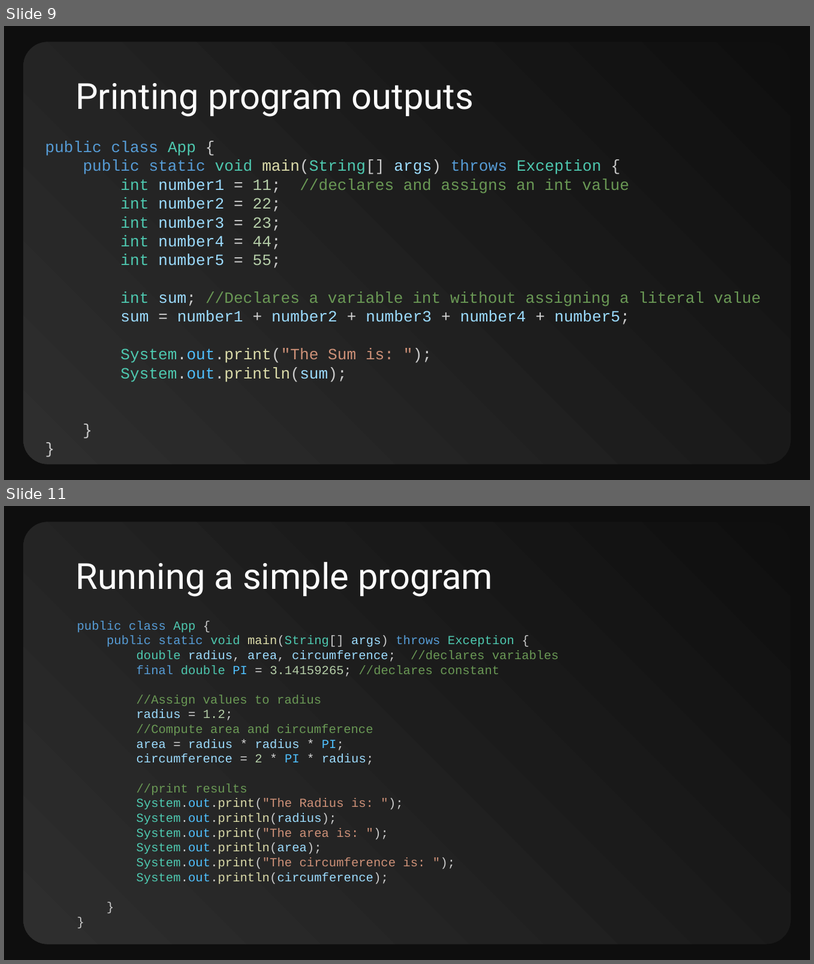
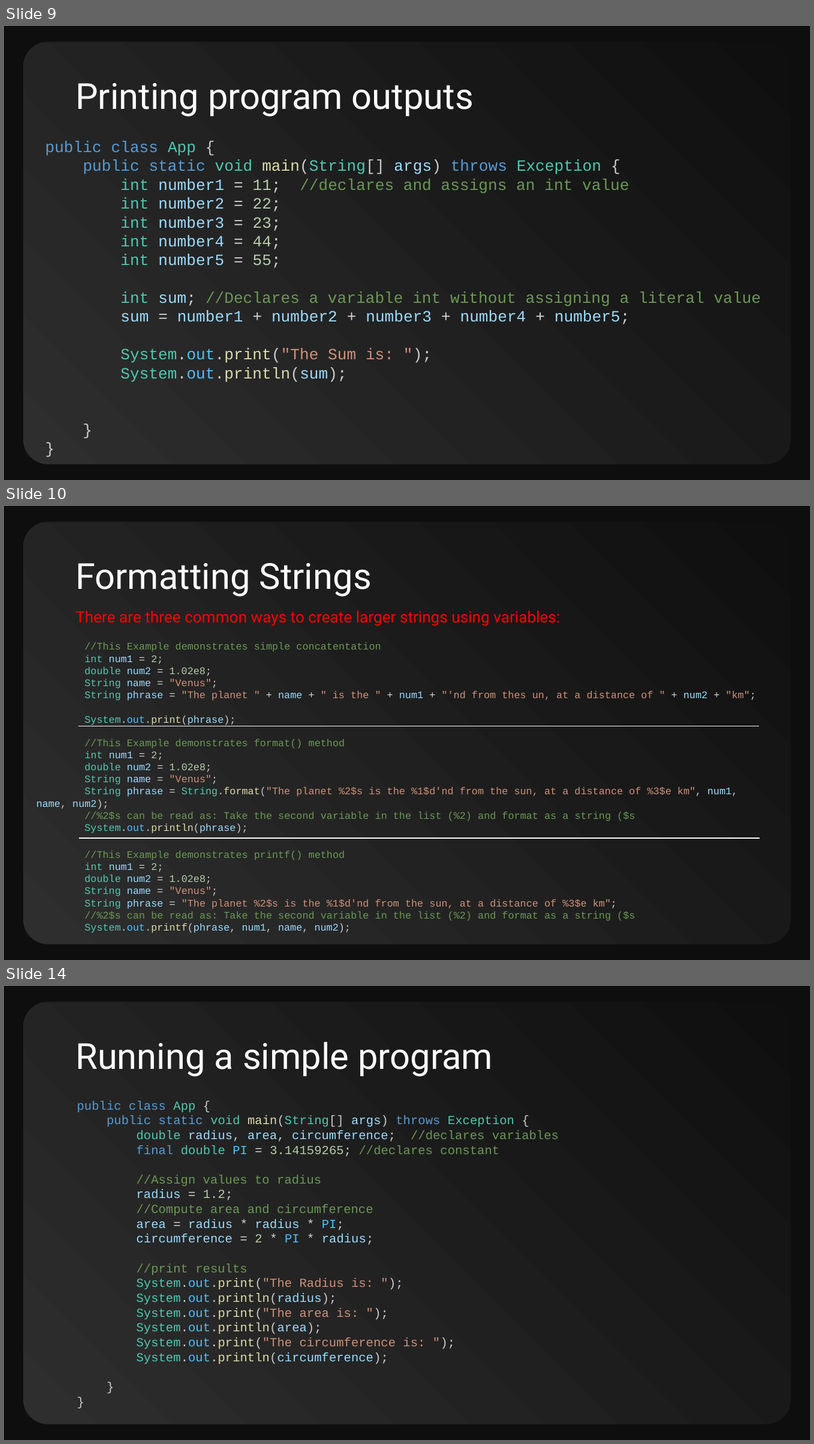
Before and after one commit to CompSci-120-LHHS/cs120mainclass, a slide deck: 001_Course_Lectures/01_UNIT1_Strings.pptx. Shown one above the other, each under a label of ours: slides 9 and 11 before the commit, slides 9, 10 and 14 after it; the slides between them are not shown. The pictures are 814x964 and 814x1444 pixels, drawn with LibreOffice and Linux fonts; fonts in the diff are those of the drawing. Boxes give left, top, right and bottom in pixels: in the first picture for what was removed or moved away, otherwise in the second. Text is boxed around its words. In the diff, an @@ line names an element or a change of style, - is before the commit and + after.

```diff
--- a/001_Course_Lectures/01_UNIT1_Strings.pptx
+++ b/001_Course_Lectures/01_UNIT1_Strings.pptx
@@ slide 10 added at [4, 506, 810, 960], background #0E0E0E; not listed: 1 template element that a slide beside it also shows @@
@@ title added at [75, 563, 372, 597], 32 pt, text #FAFAFA @@
+Formatting Strings
@@ subtitle added at [75, 610, 560, 626], 14 pt, text #FF0000 @@
+There are three common ways to create larger strings using variables:
@@ text added at [84, 642, 756, 725], 9 pt, text #CE9178 @@
+//This Example demonstrates simple concatentation
+int num1 = 2;
+double num2 = 1.02e8;
+String name = "Venus";
+String phrase = "The planet " + name + " is the " + num1 + "'nd from thes un, at a distance of " + num2 + "km";
+System.out.print(phrase);
@@ text added at [36, 739, 738, 833], 9 pt, text #6A9955 @@
+//This Example demonstrates format() method
+int num1 = 2;
+double num2 = 1.02e8;
+String name = "Venus";
+String phrase = String.format("The planet %2$s is the %1$d'nd from the sun, at a distance of %3$e km", num1, name, num2);
+//%2$s can be read as: Take the second variable in the list (%2) and format as a string ($s
+System.out.println(phrase);
@@ line added from (78, 726) to (759, 726), #FAFAFA 0.75 pt @@
@@ line added from (79, 838) to (759, 838), #FAFAFA 0.75 pt @@
@@ text added at [84, 850, 635, 933], 9 pt, text #6A9955 @@
+//This Example demonstrates printf() method
+int num1 = 2;
+double num2 = 1.02e8;
+String name = "Venus";
+String phrase = "The planet %2$s is the %1$d'nd from the sun, at a distance of %3$e km";
+//%2$s can be read as: Take the second variable in the list (%2) and format as a string ($s
+System.out.printf(phrase, num1, name, num2);
@@ what was slide 11 is now slide 14 @@
```
Also in this commit, not shown: 2 slides changed, 3 other slides added, 1 slide removed, 20 other files.
